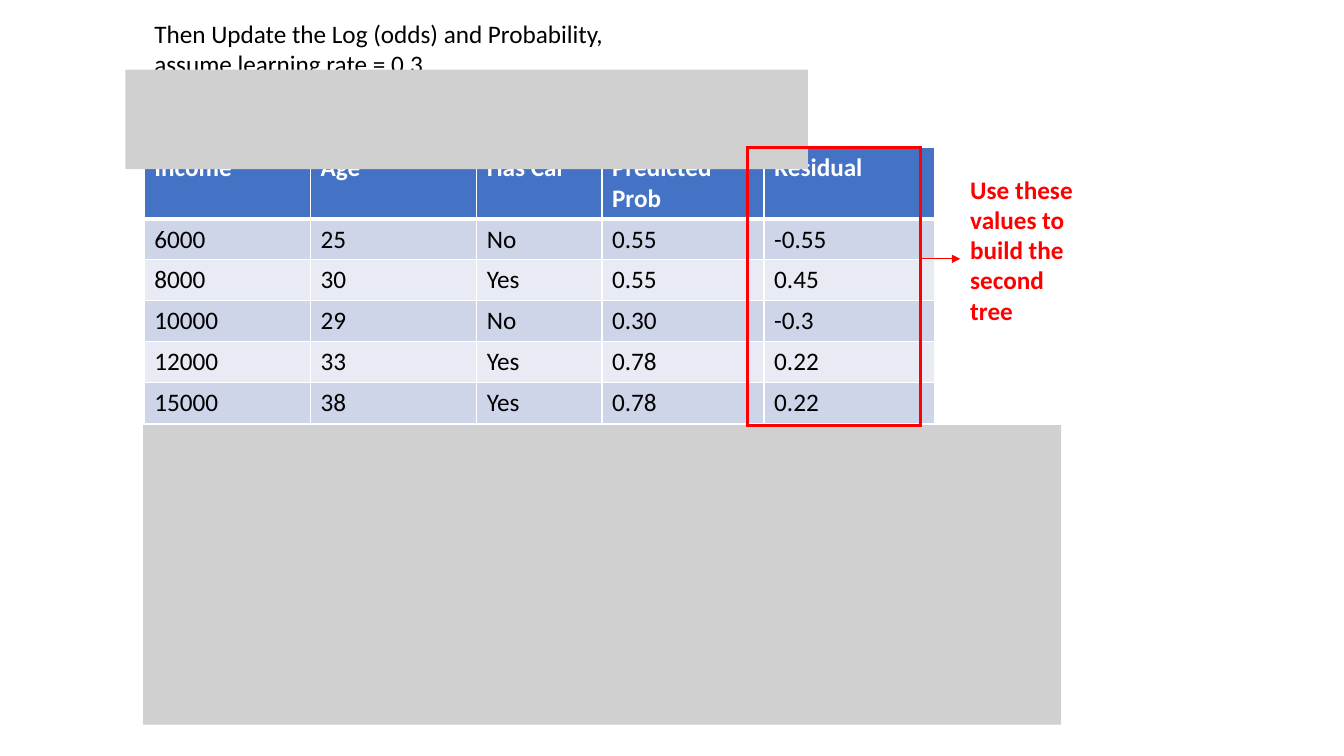
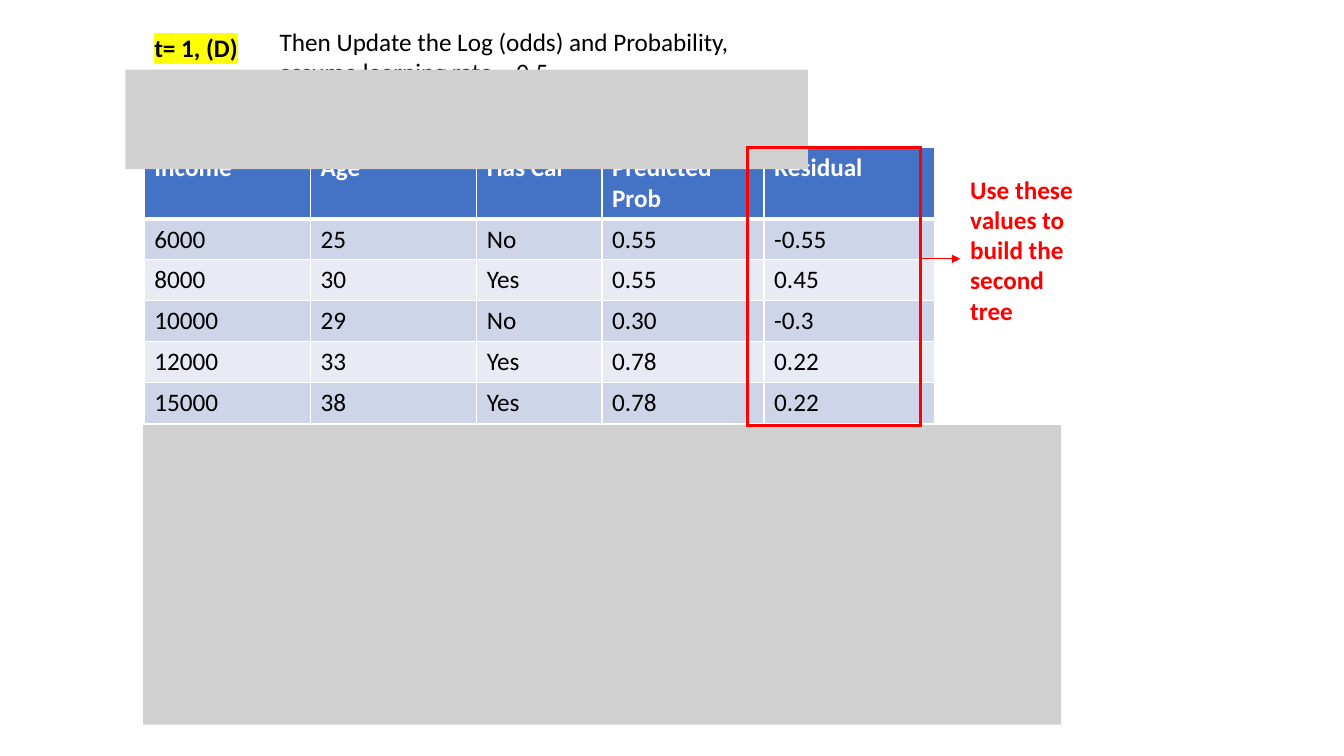
Before and after one commit to beckswu/beckswu.github.io, a slide deck: slide 14 of img/post/Natural-Language-Processing/course2/formula.pptx. Drawn at 1344x756 pixels with LibreOffice and Linux fonts; fonts in the diff are those of the drawing; grey boxes stand for pictures. Boxes give left, top, right and bottom in pixels: in the first picture for what was removed or moved away, otherwise in the second. Text is boxed around its words. In the diff, an @@ line names an element or a change of style, - is before the commit and + after.

```diff
--- a/img/post/Natural-Language-Processing/course2/formula.pptx
+++ b/img/post/Natural-Language-Processing/course2/formula.pptx
@@ text added at [154, 38, 238, 61], 18 pt, text #000000, bold @@
+t= 1, (D)
@@ text at [280, 32, 728, 70]: text changed @@
-Then Update the Log (odds) and Probability, assume learning rate = 0.3
+Then Update the Log (odds) and Probability, assume learning rate = 0.5
```
Also in this commit, not shown: 3 other slides changed, 11 slides added, 15 other files.
